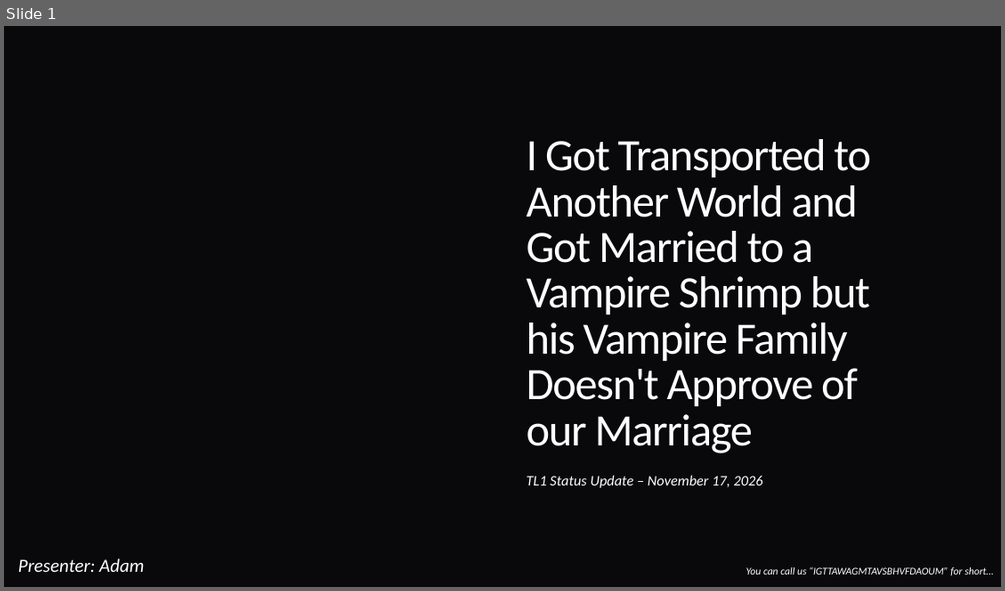
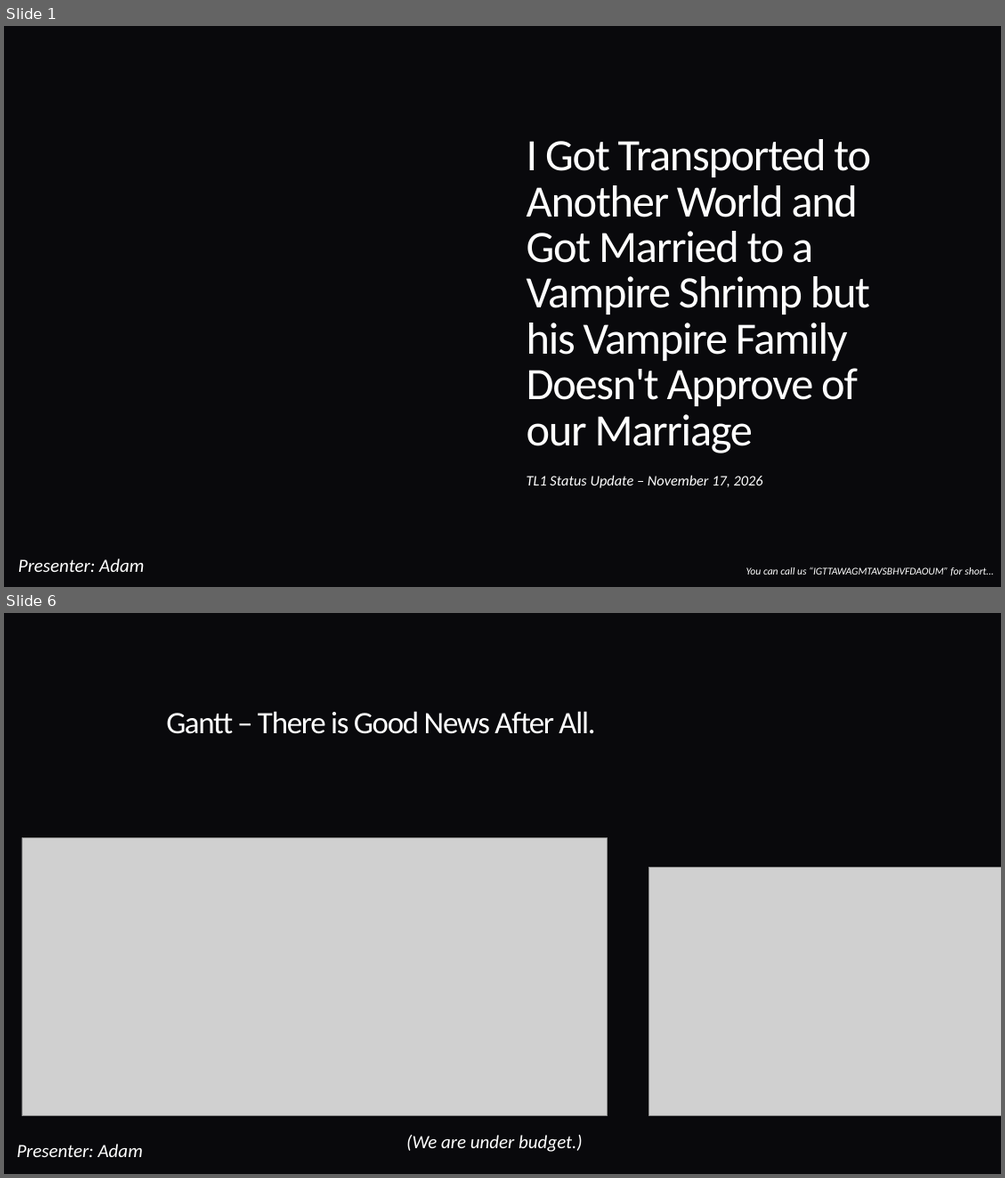
Before and after one commit to programDraconic/IGTTAWAGMTAVSBHVFDAOUM, a slide deck: docs/presentations/TL1-SA/C3383 TL1 STATUS UPDATE 20261117.pptx. Shown one above the other, each under a label of ours: slide 1 before the commit, slides 1 and 6 after it; the slides between them are not shown. The pictures are 1005x591 and 1005x1178 pixels, drawn with LibreOffice and Linux fonts; fonts in the diff are those of the drawing; grey boxes stand for pictures; background and template pictures are left out. Boxes give left, top, right and bottom in pixels: in the first picture for what was removed or moved away, otherwise in the second. Text is boxed around its words. In the diff, an @@ line names an element or a change of style, - is before the commit and + after.

```diff
--- a/docs/presentations/TL1-SA/C3383 TL1 STATUS UPDATE 20261117.pptx
+++ b/docs/presentations/TL1-SA/C3383 TL1 STATUS UPDATE 20261117.pptx
@@ slide 6 added at [4,613,1001,1174], background #09090C @@
@@ title added at [166,711,595,734], 30 pt, text #FFFFFF @@
+Gantt – There is Good News After All.
@@ picture added at [22,838,607,1116] @@
@@ picture added at [649,867,1001,1116] @@
@@ text added at [16,1143,143,1157], 18 pt, text #FFFFFF, italic @@
+Presenter: Adam
@@ text added at [406,1135,582,1151], 18 pt, text #FFFFFF, italic @@
+(We are under budget.)
```
Also in this commit, not shown: 2 slides changed, 13 other slides added, 37 slides removed, 2 other files.
